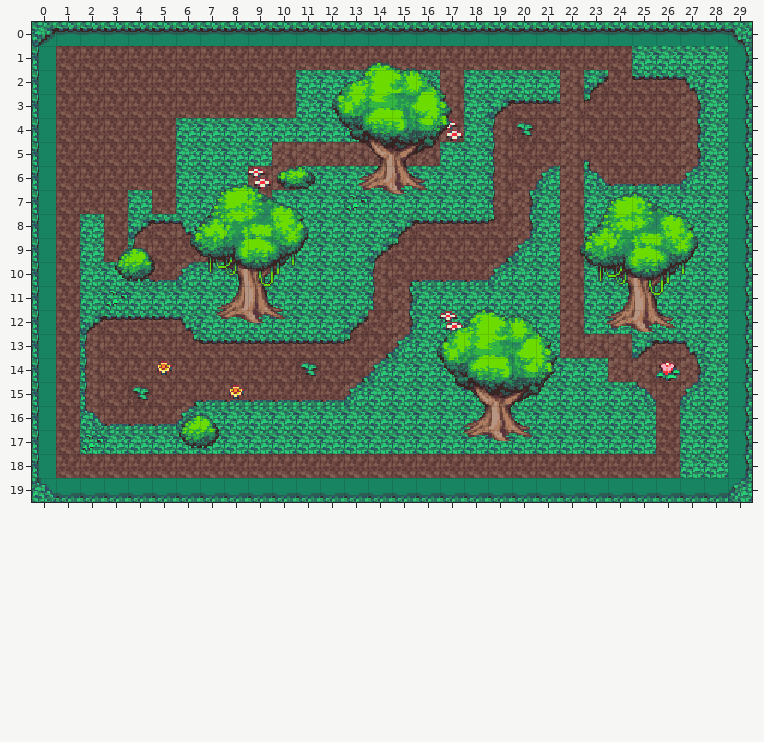
Two states of a Tiled map, demo/src/main/resources/Maps/jungle.tmx. The first picture shows the starting point.
Cells are 16x16 px. Shown: x 0..29, y 0..19.
Now the later version:
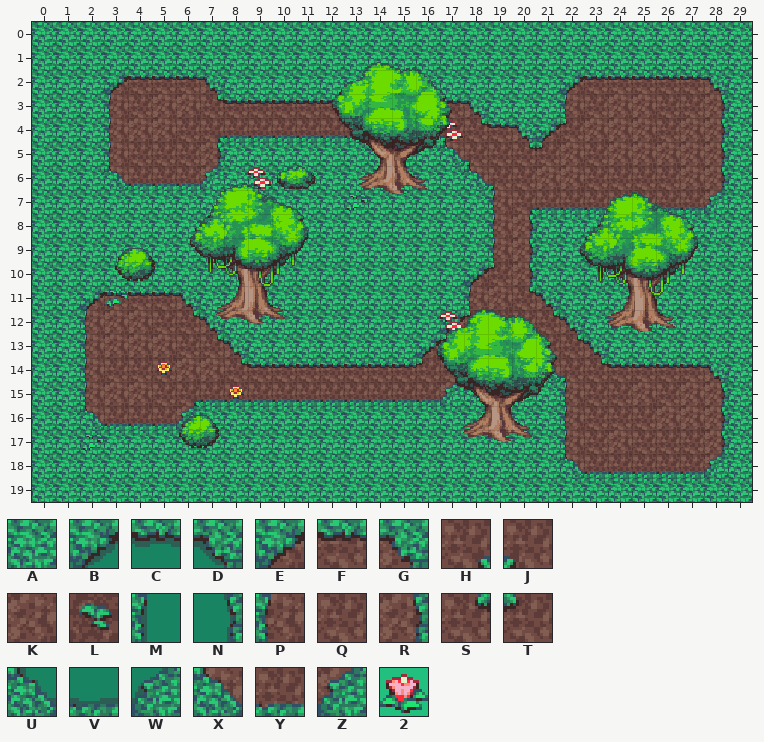
Key: from "jungle": A 23, B 32, C 33, D 34, E 38, F 39, G 40, H 41, J 42, K 45, L 52, M 54, N 56, P 60, Q 61, R 62, S 63, T 64, U 76, V 77, W 78, X 82, Y 83, Z 84, 2 115.
_ is an empty cell, # one hidden under a higher layer, . an unchanged one.
From old to new:
--- layer "Ground"
@@ x 0..29 @@
- 0 BCCCCCCCCCCCCCCCCCCCCCCCCCCCCD
- 1 MQQQQQQQQQQQQQQQQQQQQQQQQ....N
- 2 MQQQQQQQQQQ......K....KEQ..GAN
- 3 MQQQ.QQQQQQAA....KAEFFKTQQ.RAN
- 4 MQQQQQAAAAAAAA..KKAP#QKQQQ.RAN
- 5 MQQQ..AA..KKKKKKKAAPQQ.JQQQRAN
- 6 MQQQQQAA.KK.......AP.Z.XYYYZAN
- 7 MQQQ.Q...K..........RAKAAAAAAN
- 8 MQ.QEFG........EFFFT..K......N
- 9 MQ.QPQQK......ETQQQHZ.K......N
-10 MQ..XYZ.......PHYYYZA.K......N
-11 MQAAAAA.......PR..AAAAK......N
-12 MQEFFFGA.....EQR.AAAAAK......N
-13 MQ.QQQSFFFFFFTHZAA...AKKKEFG.N
-14 MQ....QQQQQ#QHZAAA...AAAKKQRAN
-15 MQ.Q#........ZAAAA....AAAX.ZAN
-16 MQ....................AAAAQAAN
-17 MQ....................AAAA.AAN
-18 MQQQQQQQQQQQQQQQQQQQQQQQQQQAAN
-19 UVVVVVVVVVVVVVVVVVVVVVVVVVVVVW
+ 0 AAAAAAAAAAAAAAAAAAAAAAAAAAAAAA
+ 1 AAAAAAAAAAAAAAAAAAAAAAAAA....A
+ 2 AAAEFFFGAAA......A....EFF..FGA
+ 3 AAAP.KKSFFFFF....FGAAAPQKK.QRA
+ 4 AAAPKKQHYYYYYY..YJSFGETKKK.KRA
+ 5 AAAP..QR..AAAAAAAXJQST.QKKKKRA
+ 6 AAAXYYYZ.AA.......XJ.K.QQQQKRA
+ 7 AAAA.A...A..........HYYYYYYYZA
+ 8 AA.AAAA........AAAAP..A......A
+ 9 AA.AAAAA......AAAAAPR.A......A
+10 AA..AAA.......AAAAETR.A......A
+11 AAEFFFG.......AA..PKSGA......A
+12 AAPKKQSG.....AAA.ETHJSG......A
+13 AA.KKKQSGAAAAAAAET...JSGAAAA.A
+14 AA....KKSFFFFFFFTH...XJSFFFFGA
+15 AA.KK........YYYYZ....PQQK.KRA
+16 AA....................PQQQKKRA
+17 AA....................PQKQ.QRA
+18 AAAAAAAAAAAAAAAAAAAAAAXYYYYYZA
+19 AAAAAAAAAAAAAAAAAAAAAAAAAAAAAA
--- layer "Plants"
@@ x 20..20 @@
- 4 L
+ 4 _
@@ x 4..26 @@
-14 .......L..............2
-15 L......................
+14 ......._.............._
+15 _......................
